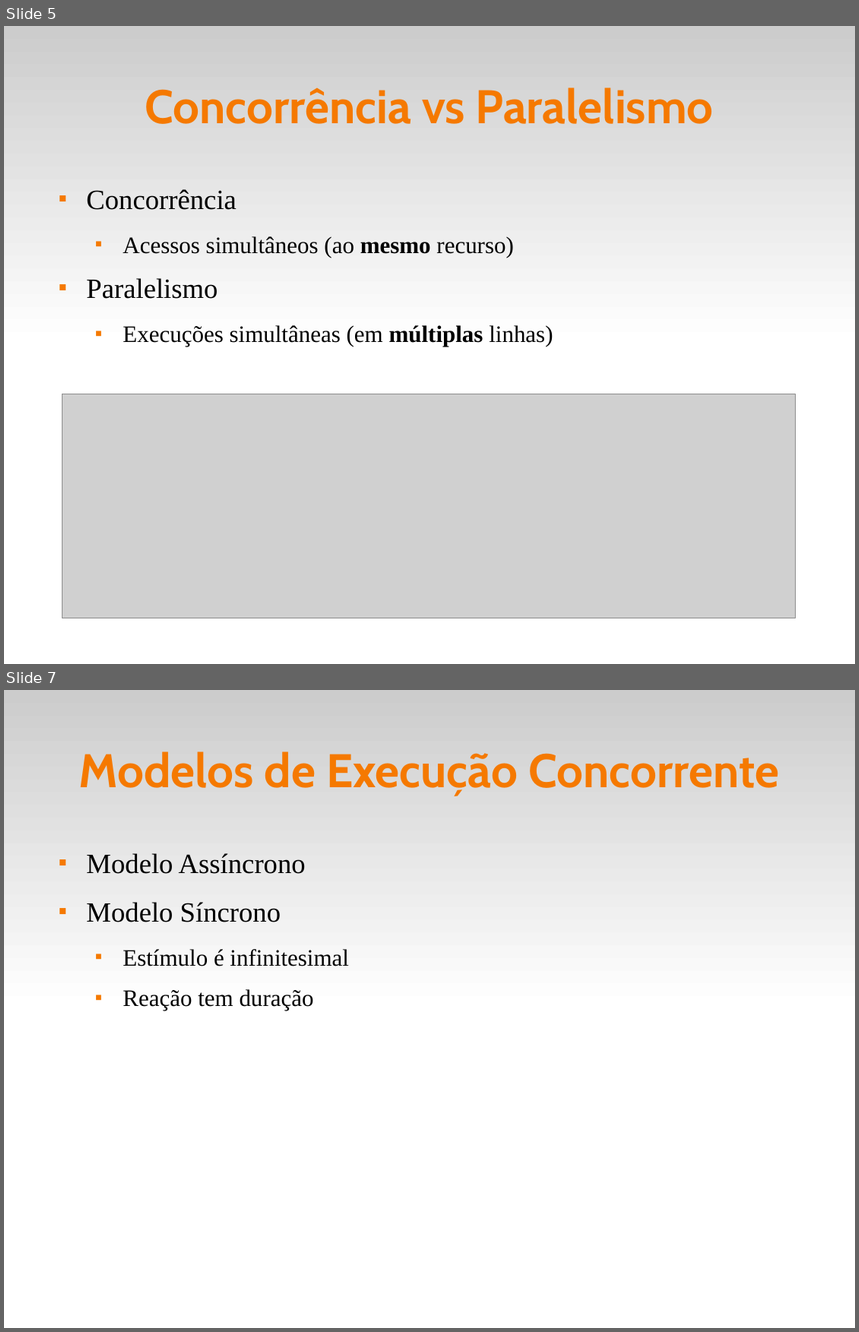
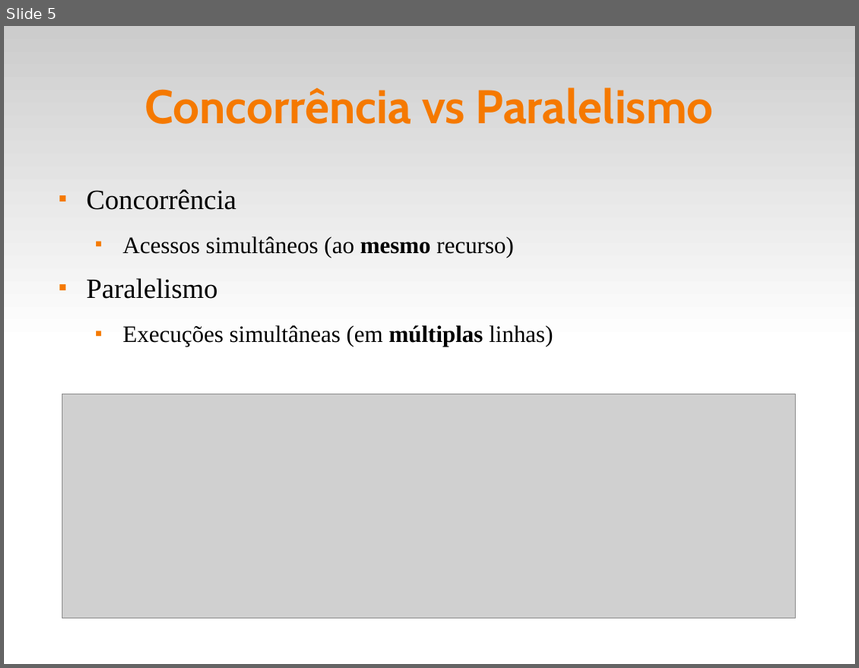
Before and after one commit to fsantanna-uerj/reativos, a slide deck: slides/01_reativos.odp. Shown one above the other, each under a label of ours: slides 5 and 7 before the commit, slide 5 after it; the slides between them are not shown. The pictures are 859x1332 and 859x668 pixels, drawn with LibreOffice and Linux fonts; fonts in the diff are those of the drawing; grey boxes stand for pictures. Boxes give left, top, right and bottom in pixels: in the first picture for what was removed or moved away, otherwise in the second. Text is boxed around its words. In the diff, an @@ line names an element or a change of style, - is before the commit and + after.

```diff
--- a/slides/01_reativos.odp
+++ b/slides/01_reativos.odp
@@ slide 7 removed at box(4, 690, 855, 1328), background #FFFFFF; not listed: 1 template element that a slide beside it also shows @@
@@ title removed at box(78, 752, 780, 796) @@
-Modelos de Execução Concorrente
@@ text removed at box(86, 853, 349, 1011) @@
-■ Modelo Assíncrono
-■ Modelo Síncrono
-  ■ Estímulo é infinitesimal
-  ■ Reação tem duração
```
Also in this commit, not shown: 2 slides changed, 2 slides added, 2 other files.
